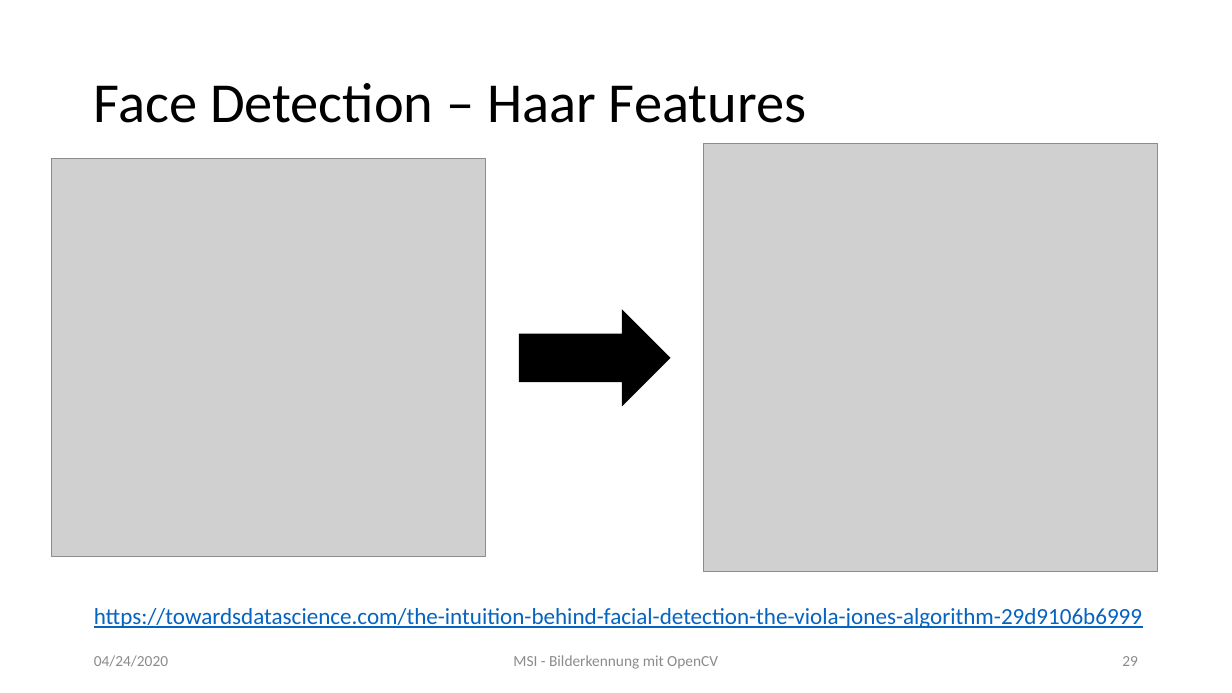
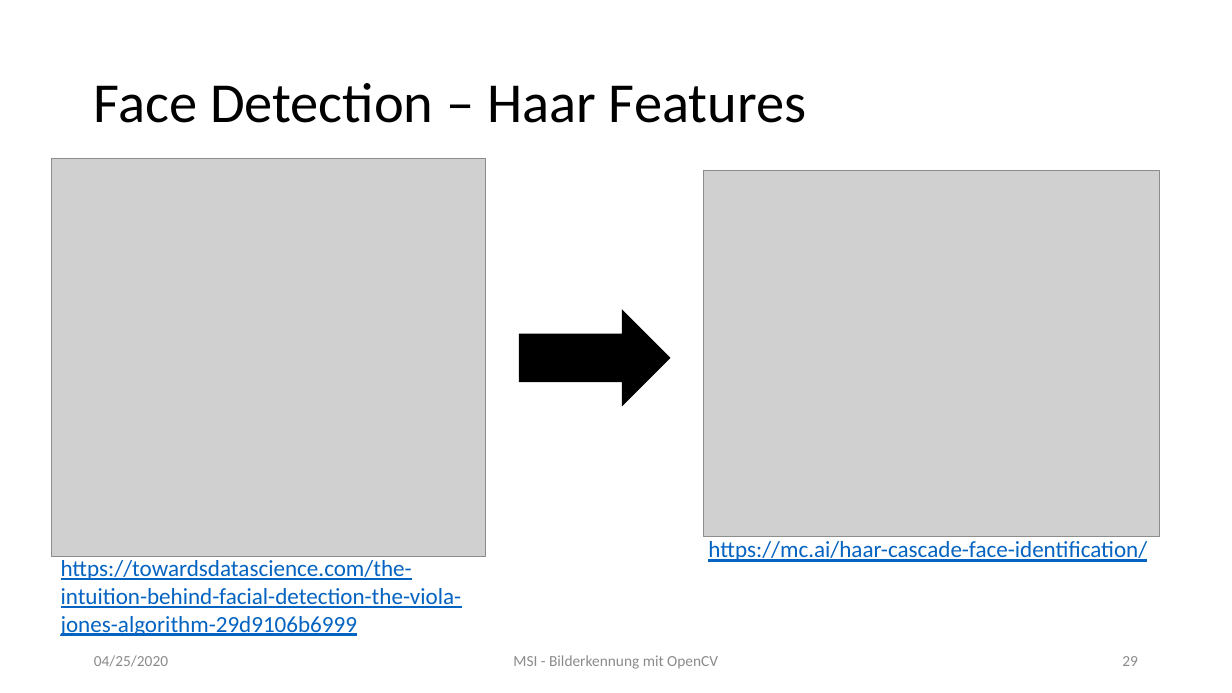
Before and after one commit to MarkusClln/MSI, a slide deck: slide 29 of Bilderkennung mit OpenCV.pptx. Drawn at 1232x693 pixels with LibreOffice and Linux fonts; fonts in the diff are those of the drawing; grey boxes stand for pictures. Boxes give left, top, right and bottom in pixels: in the first picture for what was removed or moved away, otherwise in the second. Text is boxed around its words. In the diff, an @@ line names an element or a change of style, - is before the commit and + after.

```diff
--- a/Bilderkennung mit OpenCV.pptx
+++ b/Bilderkennung mit OpenCV.pptx
@@ picture: place and size @@
-picture at [704,144,1158,572]
+picture at [704,171,1160,536]
@@ text "https://towardsdatascience.com/the-intuition-behind-facial-d ..." rewrapped from [94,608,1142,628] to [61,560,462,636] @@
@@ text added at [708,541,1147,562], 18 pt, text #0563C1, underline @@
+https://mc.ai/haar-cascade-face-identification/
@@ text at [94,655,168,667]: text changed @@
-04/24/2020
+04/25/2020
```
Also in this commit, not shown: 46 other slides changed, 1 slide removed.
